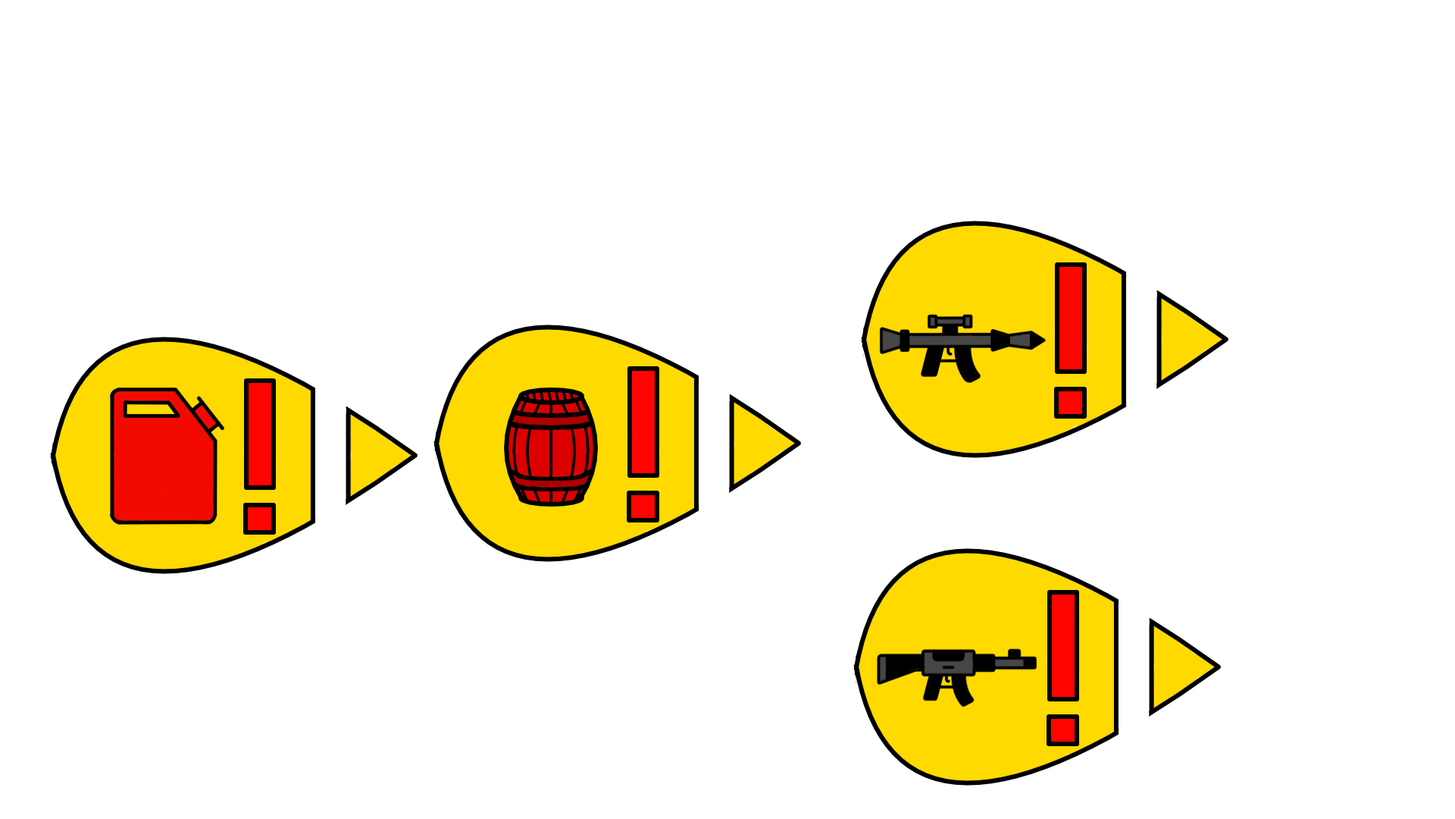
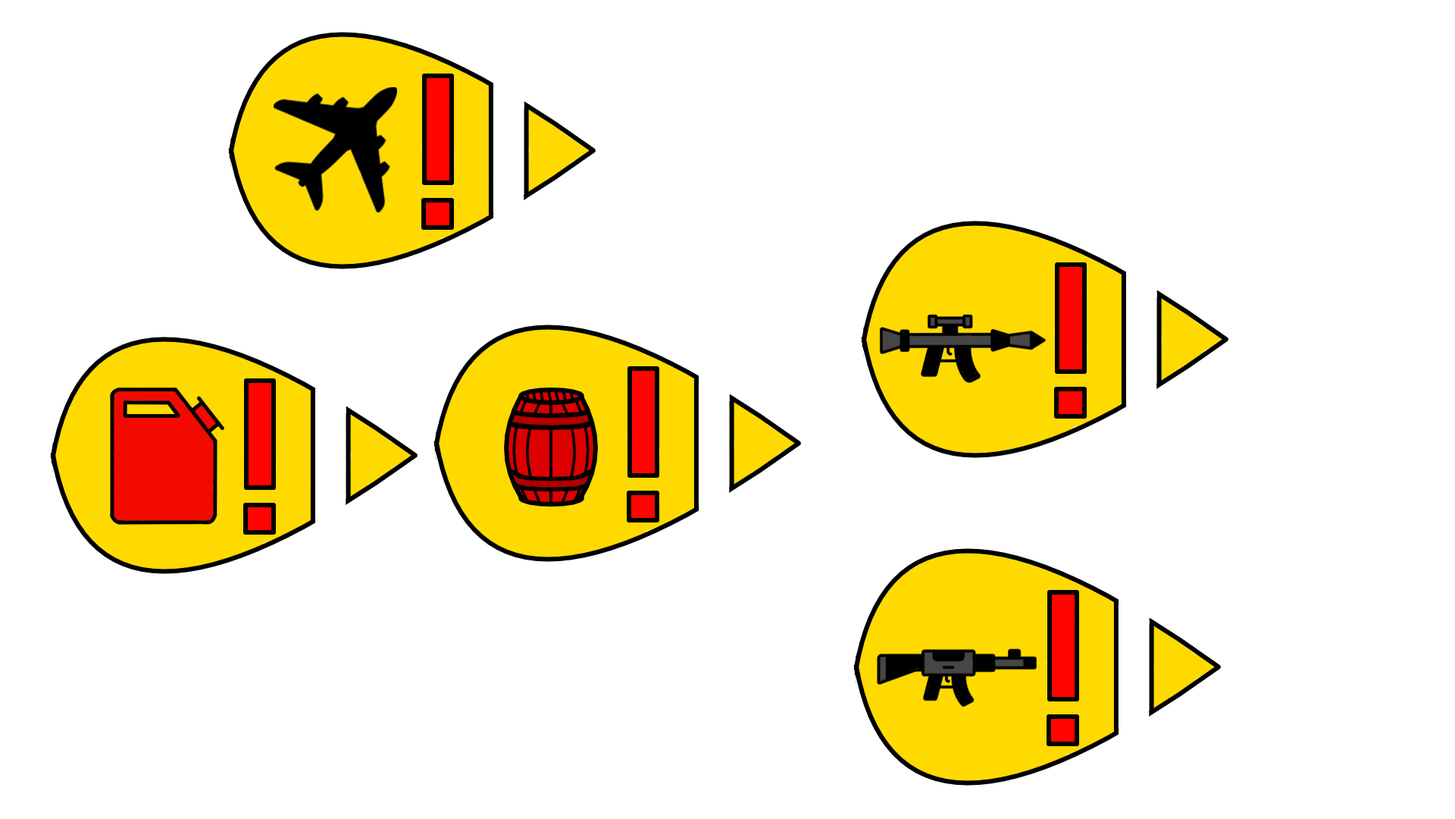
Revision of a layered 1455px x 819px image; what changed, layer by layer:
added group "incomin warning icon" (4th of 5) with 3 layers above "incomin warning icon" over [227, 31, 596, 270]
added layer "plane symbol" in group "incomin warning icon" over [273, 87, 398, 213]
added layer "contour" (21st of 22, in "incomin warning icon") in group "incomin warning icon" over [227, 31, 596, 270]
added layer "colour" (23rd of 24, in "incomin warning icon") in group "incomin warning icon" over [232, 35, 592, 267]
